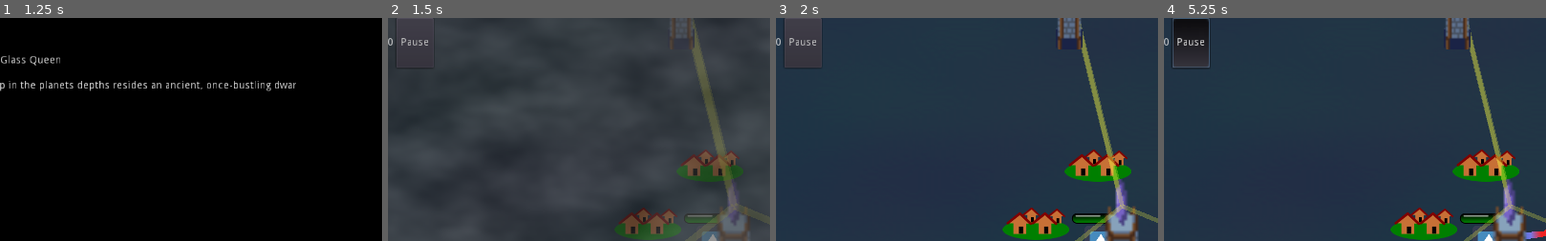
Above: before the commit, frames 1-4 (left to right).
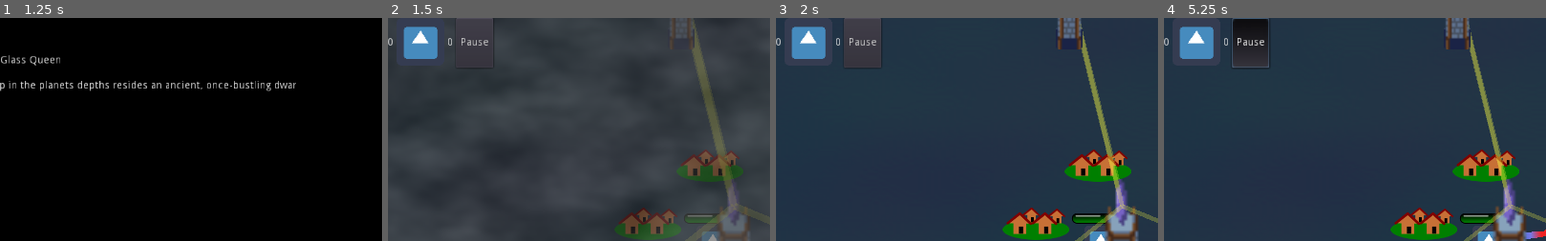
Above: after the commit, the same moments.

Repository: smclaughlan/GWJ52
Game: Godot game, scene res://Main.tscn
Same seed, same stepped clock (60 frames per second), same inputs: the game is played once before the commit and once after it. The engine's default icon, where the game draws it, is replaced by a stand-in: a white triangle on a blue panel in a dark square.
Inputs (mouse positions are % of the whole screen's width and height, from its top left):
- Up to frame 1 (1.25 s): click "Play" at 0.5 s
- Up to frame 2 (1.5 s): click "Begin: Protect The Chandelier" at 1.25 s
- Up to frame 3 (2 s): no input
- Up to frame 4 (5.25 s): click (39, 94) at 2.02 s; click "Pause" at 2.75 s; click "Free Money!" at 3.5 s; click "Resume" at 4.25 s; move the mouse to (72, 45) at 5.02 s; hold Space (right_hand) from 5.03 s (still down); tap G (build) at 5.1 s
The pictures show only the part of the screen within x 8-58%, y 0-50%; the shares and areas given below are measured in that part.

Frame 1 is identical in both runs. In frame 2, 1.6% of the frame differs, in the area x 2-28%, y 0-22%; in frame 3, 3.0%; in frame 4, 3.8%, in the area x 2-28%, y 0-23%.
Error in both runs: Invalid type in function 'update_amount' in base 'Node (CurrencyManager.gd)'. Cannot convert argument 1 from int to String. (res://Scenes/Menus/PauseMenuPopupD…

Commit message:
Add a second resource

Diff:
--- a/GodotProject/Scenes/GUI/HUD.gd
+++ b/GodotProject/Scenes/GUI/HUD.gd
@@ -4,8 +4,10 @@
 # Declare member variables here. Examples:
 # var a = 2
 # var b = "text"
-onready var sun_amount = $header/Currency/SunAmount
 var player
+
+onready var sun_amount = $header/Currency/Sun/SunAmount
+onready var power = $header/Currency/Power/SunAmount
 
 # Called when the node enters the scene tree for the first time.
 func _ready():
@@ -26,6 +28,10 @@
 	sun_amount.text = str(sun)
 
 
+func update_power(_power:int) -> void:
+	power.text = str(_power)
+
+
 func _on_PauseButton_pressed():
 	$PauseMenuPopupDialog.popup_centered_ratio(0.75)
 	Global.pause()
--- a/GodotProject/Scenes/GUI/HUD.tscn
+++ b/GodotProject/Scenes/GUI/HUD.tscn
@@ -43,24 +43,45 @@
 }
 
 [node name="Currency" type="HBoxContainer" parent="header"]
+margin_right = 156.0
+margin_bottom = 67.0
+
+[node name="Sun" type="HBoxContainer" parent="header/Currency"]
 margin_right = 76.0
 margin_bottom = 67.0
 
-[node name="Icon" type="TextureRect" parent="header/Currency"]
+[node name="Icon" type="TextureRect" parent="header/Currency/Sun"]
 margin_right = 64.0
 margin_bottom = 67.0
 texture = ExtResource( 5 )
 
-[node name="SunAmount" type="Label" parent="header/Currency"]
+[node name="SunAmount" type="Label" parent="header/Currency/Sun"]
 margin_left = 68.0
 margin_top = 26.0
 margin_right = 76.0
 margin_bottom = 40.0
 text = "0"
 
+[node name="Power" type="HBoxContainer" parent="header/Currency"]
+margin_left = 80.0
+margin_right = 156.0
+margin_bottom = 67.0
+
+[node name="Icon" type="TextureRect" parent="header/Currency/Power"]
+margin_right = 64.0
+margin_bottom = 67.0
+texture = ExtResource( 1 )
+
+[node name="SunAmount" type="Label" parent="header/Currency/Power"]
+margin_left = 68.0
+margin_top = 26.0
+margin_right = 76.0
+margin_bottom = 40.0
+text = "0"
+
 [node name="PauseButton" type="Button" parent="header"]
-margin_left = 80.0
-margin_right = 130.0
+margin_left = 160.0
+margin_right = 210.0
 margin_bottom = 67.0
 text = "Pause"
 
--- a/GodotProject/Scenes/Resources/CurrencyManager.tscn
+++ b/GodotProject/Scenes/Resources/CurrencyManager.tscn
@@ -8,3 +8,6 @@
 
 [node name="sun" parent="." instance=ExtResource( 2 )]
 method_name = "update_sun"
+
+[node name="power" parent="." instance=ExtResource( 2 )]
+method_name = "update_sun"
